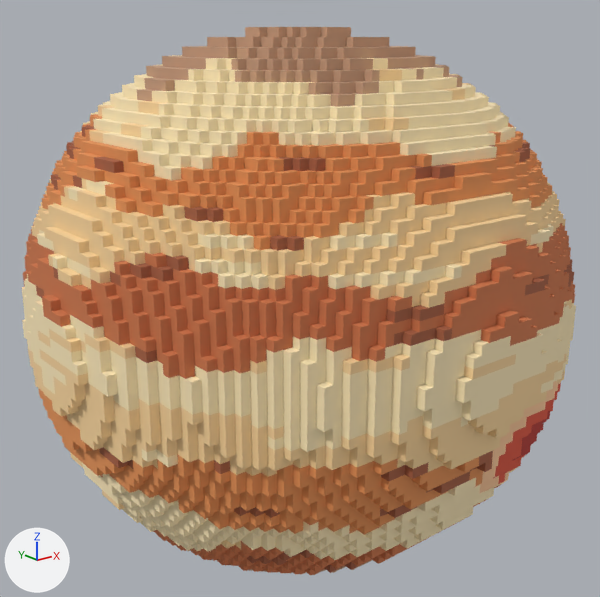
An edit to the glTF model models/jupiter_voxel.glb, drawn before and after from the same camera.
Rendered twice from a camera (50 mm lens) standing at (-2.39, -2.99, 1.2) and looking at (0.0, 0.0, 0.0). The axes (+X, +Y, +Z) are drawn at lower left. The lights are the same throughout. The picture after the commit comes second. Where no turn or scale is listed for an object, it has been applied to the vertices. Vertices at exactly the same position are counted once.

In view in the first picture: 'Jupiter.001'.
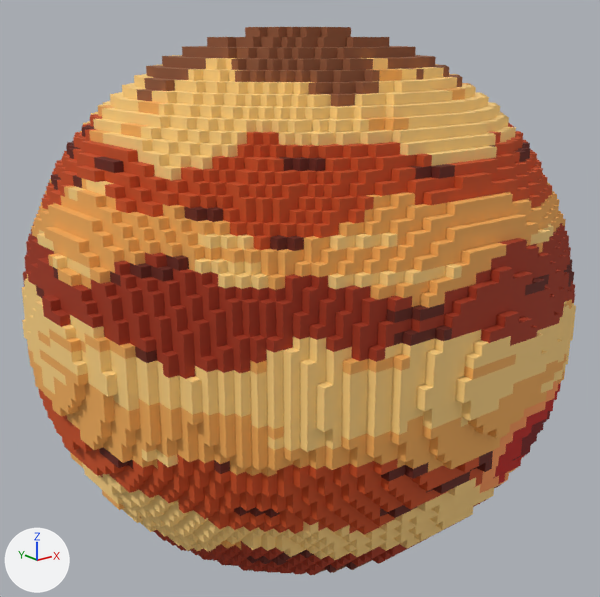
Changed parts and their boxes [x1, y1, x2, y2] in the pictures (600 x 597 px):
```json
{"part": 1, "of": "me_jupiter", "change": "recoloured", "before": [23, 125, 575, 575], "after": [23, 125, 575, 575], "on screen": "darker"}
{"part": 2, "of": "me_jupiter", "change": "recoloured", "before": [27, 69, 572, 549], "after": [27, 69, 572, 549], "on screen": "beige to orange"}
{"part": 3, "of": "me_jupiter", "change": "recoloured", "before": [22, 55, 576, 560], "after": [22, 55, 576, 560]}
{"part": 4, "of": "me_jupiter", "change": "recoloured", "before": [38, 114, 552, 535], "after": [38, 114, 552, 535], "on screen": "darker"}
{"part": 5, "of": "me_jupiter", "change": "recoloured", "before": [137, 27, 463, 575], "after": [137, 27, 463, 575]}
```

The change, as JSON lines over the scene's bpy script:
```json
{"block": "me_jupiter", "where": "me_jupiter.from_pydata(...)  # 11434 vertices, 18202 faces; spans x -1.24..1.24, y -1.24..1.24, z -1.24..1.24"}
{"block": "me_jupiter", "where": "# used by ob_jupiter_001; location = (0.0, 0.0, 0.0)"}
{"block": "me_jupiter", "change": "me_jupiter part 1: 4518 faces centred in x -1.24..1.24, y -1.24..1.24, z -1.08..0.88 are repainted in the vertex colours; the middle colour goes from orange #d17a4d to brown #a53312"}
{"block": "me_jupiter", "change": "me_jupiter part 2: 3394 faces centred in x -1.24..1.24, y -1.24..1.24, z -0.8..1.08 are repainted in the vertex colours; the middle colour goes from beige #fad69e to orange #f4ae59"}
{"block": "me_jupiter", "change": "me_jupiter part 3: 4818 faces centred in x -1.24..1.24, y -1.24..1.24, z -0.84..1.12 are repainted in the vertex colours; the middle colour goes from beige #ffebbd to beige #ffd483"}
{"block": "me_jupiter", "change": "me_jupiter part 4: 3352 faces centred in x -1.2..1.2, y -1.2..1.2, z -0.6..0.88 are repainted in the vertex colours; the middle colour goes from orange #e69457 to orange #ca4d18"}
{"block": "me_jupiter", "change": "me_jupiter part 5: 2120 faces centred in x -0.8..0.76, y -0.76..0.72, z -1.24..1.24 are repainted in the vertex colours; the middle colour goes from beige #c79e80 to brown #945937"}
```
